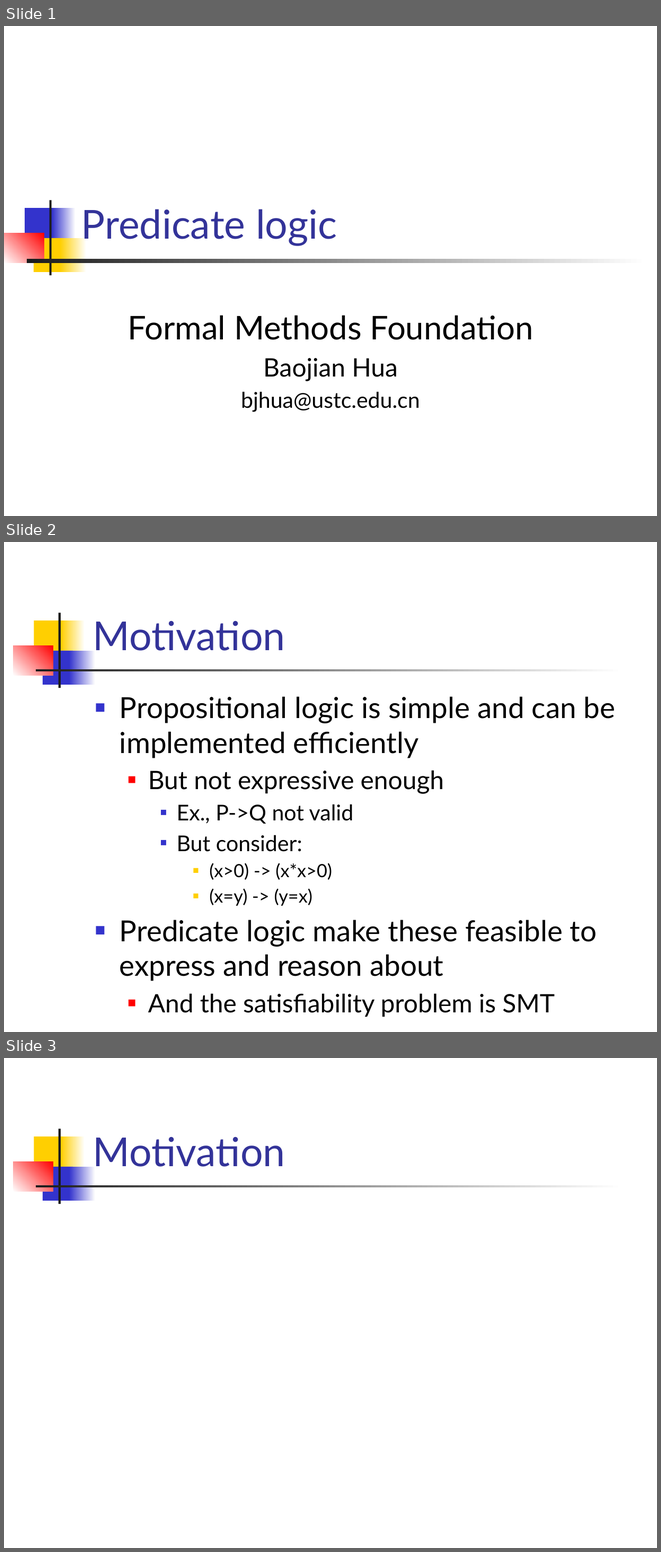
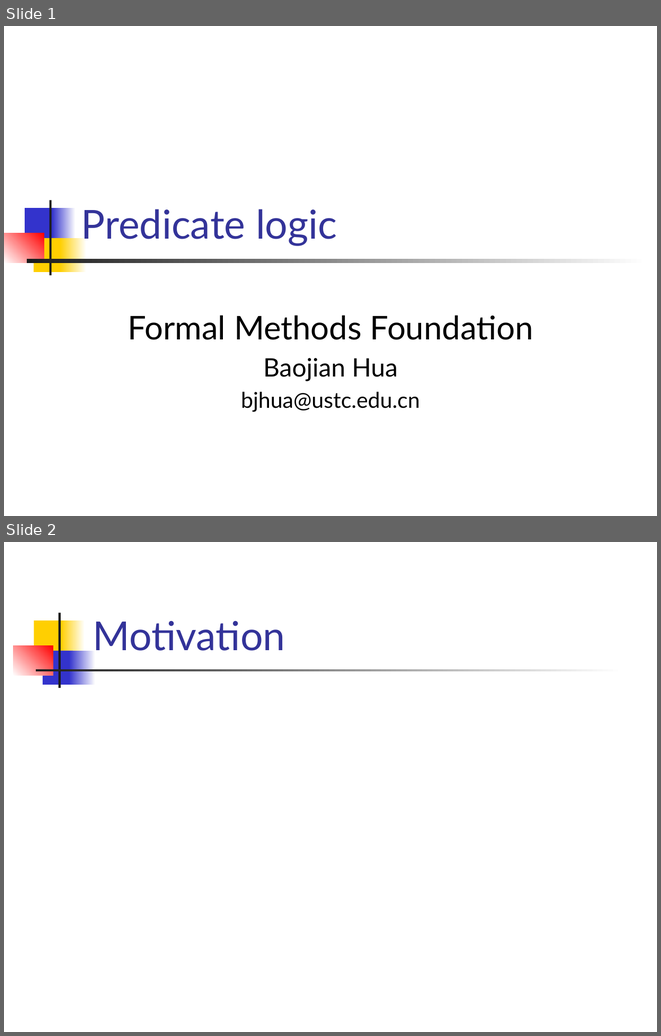
Before and after one commit to csslab-ustc/csslab-ustc.github.io, a slide deck: courses/theory/slides/lec08-predlogic.pptx. Shown one above the other, each under a label of ours: slides 1, 2 and 3 before the commit, slides 1 and 2 after it. The pictures are 661x1552 and 661x1036 pixels, drawn with LibreOffice and Linux fonts; fonts in the diff are those of the drawing; grey boxes stand for pictures. Boxes give left, top, right and bottom in pixels: in the first picture for what was removed or moved away, otherwise in the second. Text is boxed around its words. In the diff, an @@ line names an element or a change of style, - is before the commit and + after.

```diff
--- a/courses/theory/slides/lec08-predlogic.pptx
+++ b/courses/theory/slides/lec08-predlogic.pptx
@@ slide 2 removed at <box>4,542,657,1032</box>, background #FFFFFF; not listed: 7 template elements that a slide beside it also shows @@
@@ title removed at <box>93,621,285,651</box> @@
-Motivation
@@ text removed at <box>120,696,616,1017</box> @@
-■ Propositional logic is simple and can be implemented efficiently
-  ■ But not expressive enough
-    ■ Ex., P->Q not valid
-    ■ But consider:
-      ■ (x>0) -> (x*x>0)
-      ■ (x=y) -> (y=x)
-■ Predicate logic make these feasible to express and reason about
-  ■ And the satisfiability problem is SMT
@@ what was slide 3 is now slide 2 @@
```
Also in this commit, not shown: 4 slides added.
